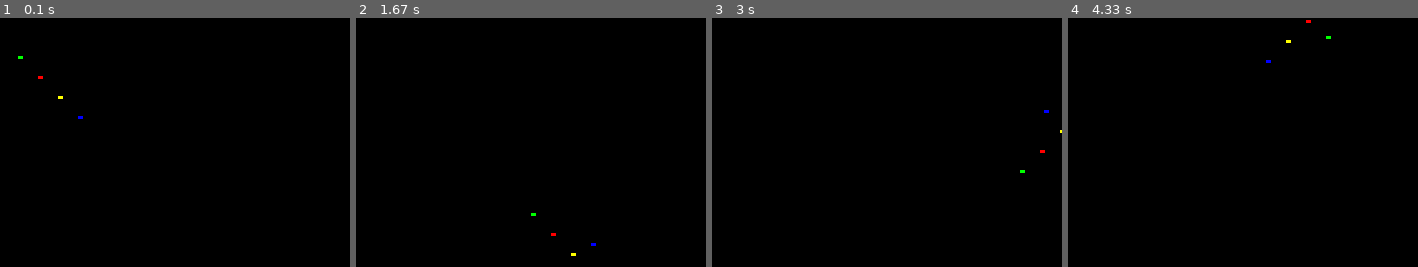
Above: before the commit, frames 1-4 (left to right).
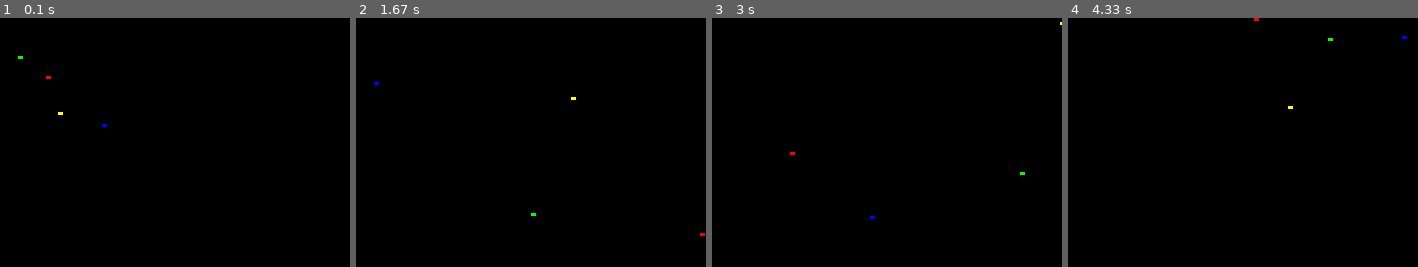
Above: after the commit, the same moments.

Repository: seregaseregovich/Pygame_studying
Game: pygame game, started from My_first_games/Game_1.py
Same seed, same stepped clock (60 frames per second), same inputs: the game is played once before the commit and once after it.
Inputs:
- Up to frame 1 (0.1 s): no input
- Up to frame 2 (1.67 s): no input
- Up to frame 3 (3 s): no input
- Up to frame 4 (4.33 s): no input

The runs differ from the first frame. In frame 1, 0.1% of the frame differs, in the area x 10-31%, y 23-44%; in frame 2, 0.1%; in frame 3, 0.1%; in frame 4, 0.1%, in the area x 53-97%, y 0-37%.

Commit message:
Modified game: 1. Modified (simplified)

Diff:
--- a/My_first_games/Game_1.py
+++ b/My_first_games/Game_1.py
@@ -32,12 +32,12 @@
 x4, y4 = 70, 90
 dx1 = 1
 dy1 = 1
-dx2 = 1
+dx2 = 2
 dy2 = 1
 dx3 = 1
-dy3 = 1
-dx4 = 1
-dy4 = 1
+dy3 = 3
+dx4 = 4
+dy4 = 2
 clock = pygame.time.Clock()
 while True:
     for event in pygame.event.get():
@@ -52,26 +52,26 @@
     screen.blit(follow4, (x4, y4))
     x1 += dx1
     y1 += dy1
-    if x1 == 350 or x1 == 0:
+    if x1 > 350 or x1 < 0:
         dx1 = -dx1
-    if y1 == 240 or y1 == 0:
+    if y1 > 240 or y1 < 0:
         dy1 = -dy1
     x2 += dx2
     y2 += dy2
-    if x2 == 350 or x2 == 0:
+    if x2 > 350 or x2 < 0:
         dx2 = - dx2
-    if y2 == 240 or y2 == 0:
+    if y2 > 240 or y2 < 0:
         dy2 = -dy2
     x3 += dx3
     y3 += dy3
-    if x3 == 350 or x3 == 0:
+    if x3 > 350 or x3 < 0:
         dx3 = -dx3
-    if y3 == 240 or y3 == 0:
+    if y3 > 240 or y3 < 0:
         dy3 = -dy3
     x4 += dx4
     y4 += dy4
-    if x4 == 350 or x4 == 0:
+    if x4 > 350 or x4 < 0:
         dx4 = -dx4
-    if y4 == 240 or y4 == 0:
+    if y4 > 240 or y4 < 0:
         dy4 = -dy4
     pygame.display.update()
